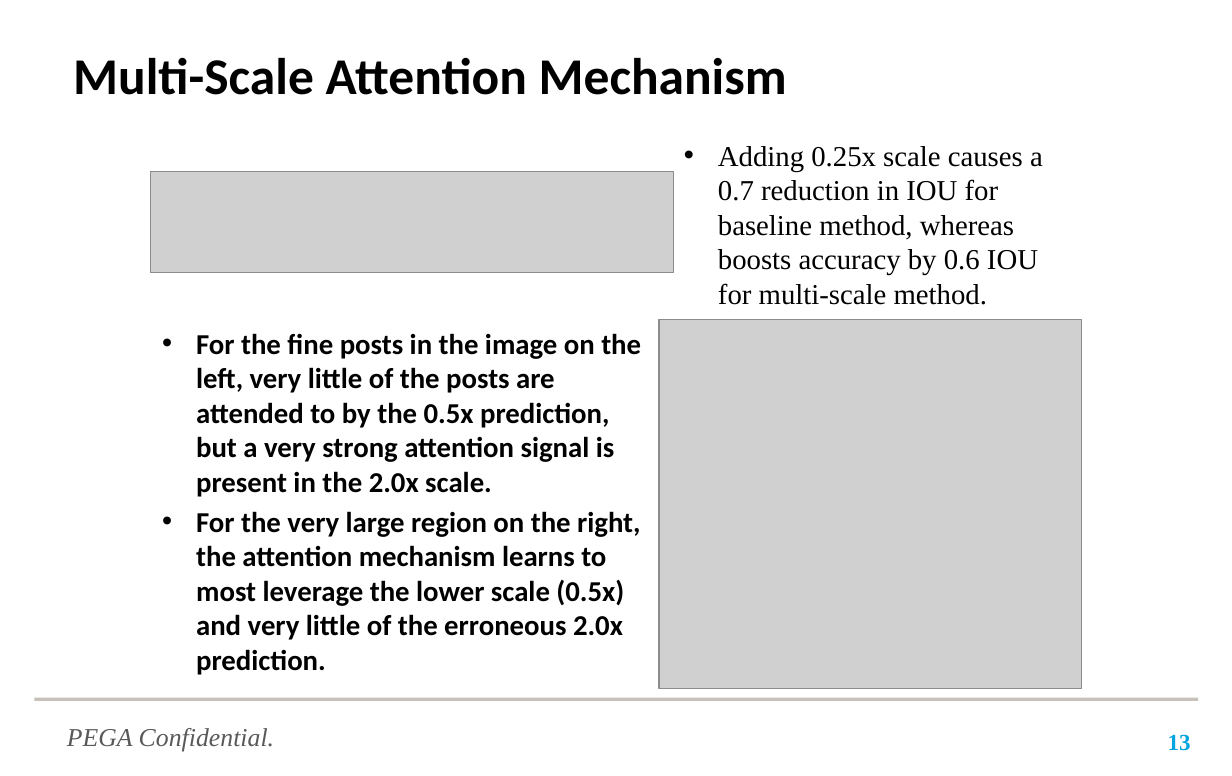
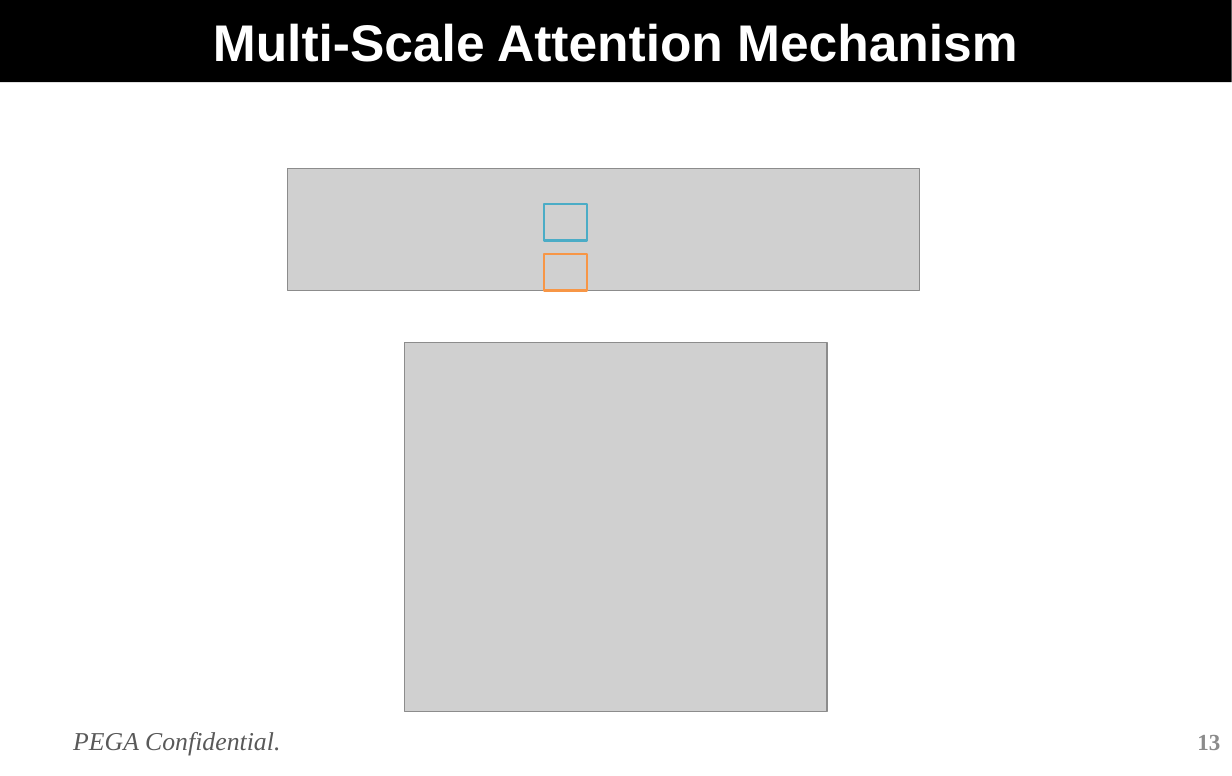
Before and after one commit to Timothy50506/Simple_LSTM_Demo, a slide deck: slide 13 of SW2_TN_HierachicalMultiScaleAttentionforSemantic_TimothyHuang_201020_V2.pptx. Drawn at 1232x776 pixels with LibreOffice and Linux fonts; fonts in the diff are those of the drawing; grey boxes stand for pictures; background and template pictures are left out. Boxes give left, top, right and bottom in pixels: in the first picture for what was removed or moved away, otherwise in the second. Text is boxed around its words. In the diff, an @@ line names an element or a change of style, - is before the commit and + after.

```diff
--- a/SW2_TN_HierachicalMultiScaleAttentionforSemantic_TimothyHuang_201020_V2.pptx
+++ b/SW2_TN_HierachicalMultiScaleAttentionforSemantic_TimothyHuang_201020_V2.pptx
@@ title "Multi-Scale Attention Mechanism": place and size @@
-title "Multi-Scale Attention Mechanism" at (73, 57, 787, 95)
+title "Multi-Scale Attention Mechanism" at (0, 0, 1232, 82)
@@ title "Multi-Scale Attention Mechanism" at (0, 0, 1232, 82): font Calibri to Arial, text colour #000000 to #FFFFFF; alignment left to centre; fill none to #000000 @@
@@ text removed at (718, 146, 1043, 305) @@
-• Adding 0.25x scale causes a 0.7 reduction in IOU for baseline method, whereas boosts accuracy by 0.6 IOU for multi-scale method.
@@ picture: place and size @@
-picture at (151, 172, 673, 272)
+picture at (287, 169, 919, 291)
@@ rectangle added at (544, 204, 586, 240), outline #4BACC6 1.5 pt @@
@@ rectangle added at (544, 254, 586, 290), outline #F79646 1.5 pt @@
@@ text removed at (196, 333, 641, 675) @@
-• For the fine posts in the image on the left, very little of the posts are attended to by the 0.5x prediction, but a very strong attention signal is present in the 2.0x scale.
-• For the very large region on the right, the attention mechanism learns to most leverage the lower scale (0.5x) and very little of the erroneous 2.0x prediction.
@@ picture: place and size @@
-picture at (659, 320, 1081, 690)
+picture at (404, 342, 826, 712)
@@ rectangle removed at (35, 698, 1198, 701) @@
@@ text "PEGA Confidential.": place and size @@
-text "PEGA Confidential." at (67, 728, 274, 751)
+text "PEGA Confidential." at (73, 732, 280, 755)
@@ page number: place and size @@
-page number at (1168, 734, 1191, 751)
+page number at (1197, 735, 1220, 750)
@@ page number at (1197, 735, 1220, 750): text colour #00A4DE to #8C8C8C @@
```
Also in this commit, not shown: 11 other slides changed, 1 slide added.
